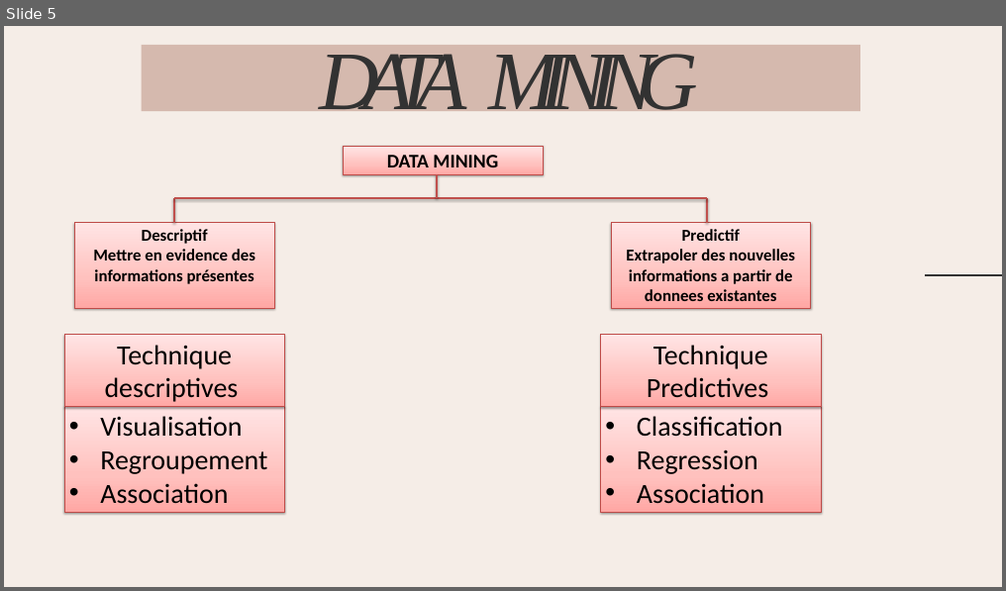
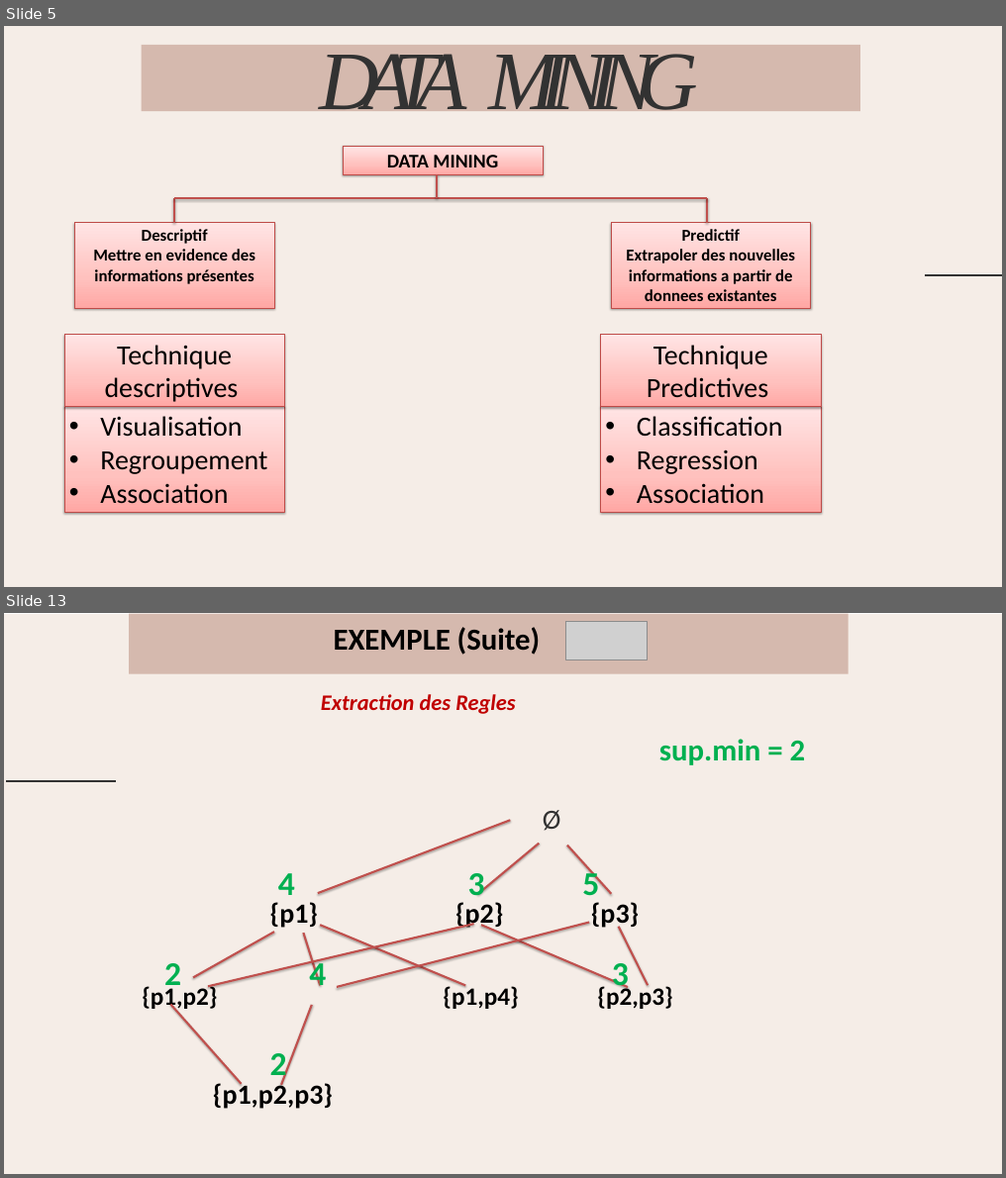
Before and after one commit to wassila90/projetADS, a slide deck: Présentation_Regles_association.pptx. Shown one above the other, each under a label of ours: slide 5 before the commit, slides 5 and 13 after it; the slides between them are not shown. The pictures are 1006x591 and 1006x1178 pixels, drawn with LibreOffice and Linux fonts; fonts in the diff are those of the drawing; grey boxes stand for pictures. Boxes give left, top, right and bottom in pixels: in the first picture for what was removed or moved away, otherwise in the second. Text is boxed around its words. In the diff, an @@ line names an element or a change of style, - is before the commit and + after.

Commit message:
Extraction des Itemset frequents

```diff
--- a/Présentation_Regles_association.pptx
+++ b/Présentation_Regles_association.pptx
@@ slide 13 added at [4,613,1002,1174], background #FFFFFF @@
@@ freeform shape added at [4,614,1002,1174], fill #F5EDE7 @@
@@ freeform shape added at [129,614,847,673], fill #D5B9AE @@
@@ text added at [334,627,541,655], 44 pt, text #000000, bold @@
+EXEMPLE (Suite)
@@ picture added at [565,622,647,660] @@
@@ text added at [321,694,515,714], 32 pt, text #C00000, bold, italic @@
+Extraction des Regles
@@ text added at [659,739,806,765], 44 pt, text #00B050, bold @@
+sup.min = 2
@@ freeform shape added at [6,781,116,781], outline #323232 3 pt @@
@@ line added from (318, 893) to (511, 820), #C0504D 3 pt @@
@@ title added at [543,810,561,831], 40 pt, text #323232 @@
+Ø
@@ line added from (478, 894) to (539, 844), #C0504D 3 pt @@
@@ line added from (611, 894) to (567, 845), #C0504D 3 pt @@
@@ text added at [278,867,599,903], 48 pt, text #00B050, bold @@
+4 3 5
@@ text added at [270,902,639,930], 40 pt, text #000000, bold @@
+{p1} {p2} {p3}
@@ line added from (274, 932) to (193, 977), #C0504D 3 pt @@
@@ line added from (208, 986) to (474, 924), #C0504D 3 pt @@
@@ line added from (303, 933) to (320, 985), #C0504D 3 pt @@
@@ line added from (320, 925) to (465, 985), #C0504D 3 pt @@
@@ line added from (337, 987) to (589, 922), #C0504D 3 pt @@
@@ line added from (628, 987) to (481, 925), #C0504D 3 pt @@
@@ line added from (648, 985) to (618, 927), #C0504D 3 pt @@
@@ text added at [164,959,629,994], 48 pt, text #00B050, bold @@
+2 4 3
@@ text added at [142,984,672,1011], 36 pt, text #000000, bold @@
+{p1,p2} {p1,p4} {p2,p3}
@@ line added from (170, 1005) to (241, 1084), #C0504D 3 pt @@
@@ line added from (312, 1005) to (281, 1085), #C0504D 3 pt @@
@@ text added at [270,1054,287,1083], 48 pt, text #00B050, bold @@
+2
@@ text added at [213,1080,333,1109], 40 pt, text #000000, bold @@
+{p1,p2,p3}
```
Also in this commit, not shown: 3 slides changed, 5 other slides added, 5 slides removed.
